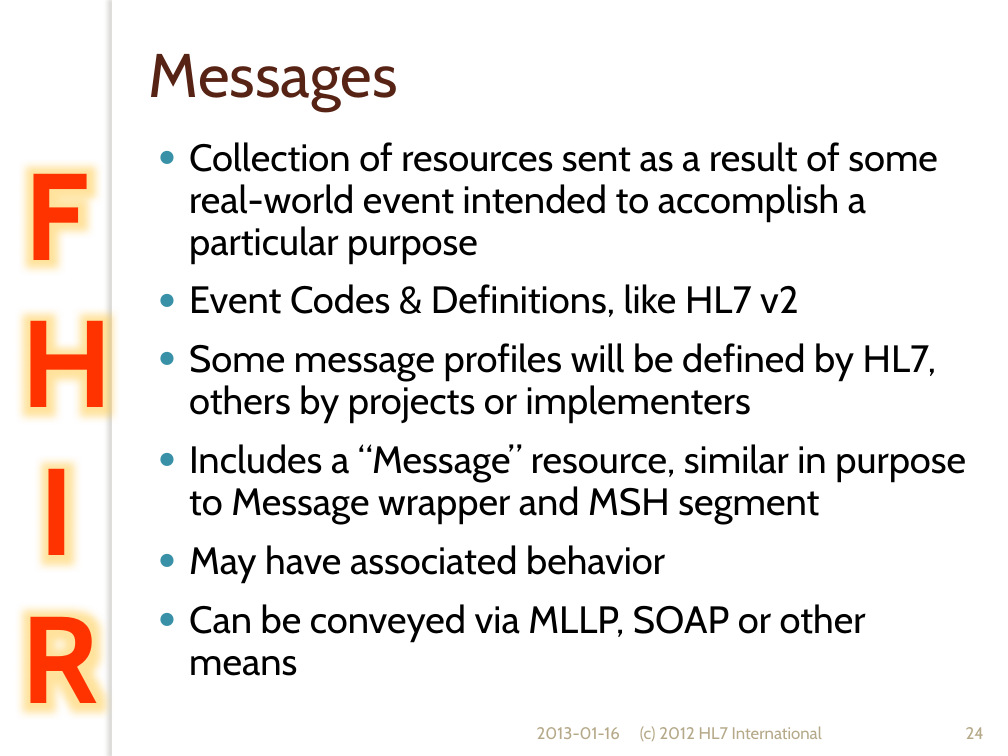
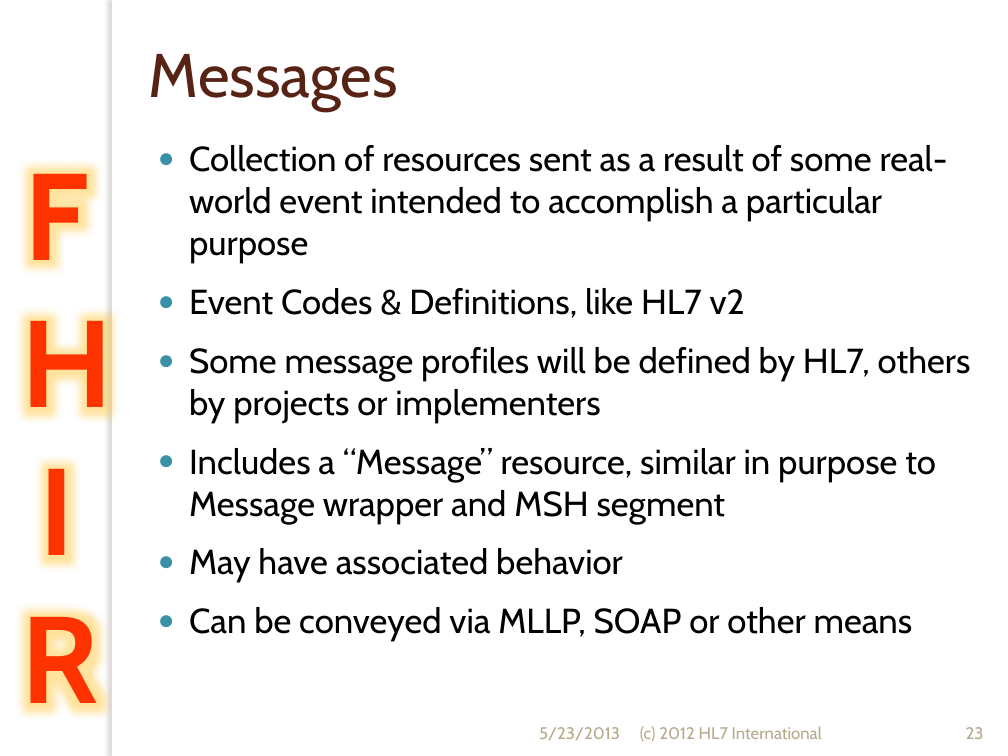
Before and after one commit to vista-novo/fhir, a slide deck: slide 23 of presentations/Short Introduction to FHIR.pptx (slide 24 before the commit). Drawn at 1008x756 pixels with LibreOffice and Linux fonts; fonts in the diff are those of the drawing; background and template pictures are left out. Boxes give left, top, right and bottom in pixels: in the first picture for what was removed or moved away, otherwise in the second. Text is boxed around its words. In the diff, an @@ line names an element or a change of style, - is before the commit and + after.

```diff
--- a/presentations/Short Introduction to FHIR.pptx
+++ b/presentations/Short Introduction to FHIR.pptx
@@ text "Collection of resources sent as ..." at [189,145,971,641]: size 27.2 to 24.8 pt @@
@@ text at [539,727,620,741]: text changed @@
-2013-01-16
+5/23/2013
@@ page number at [966,727,984,739]: text changed @@
-24
+23
```
Also in this commit, not shown: 31 other slides changed, 1 slide removed, 2 other files.
